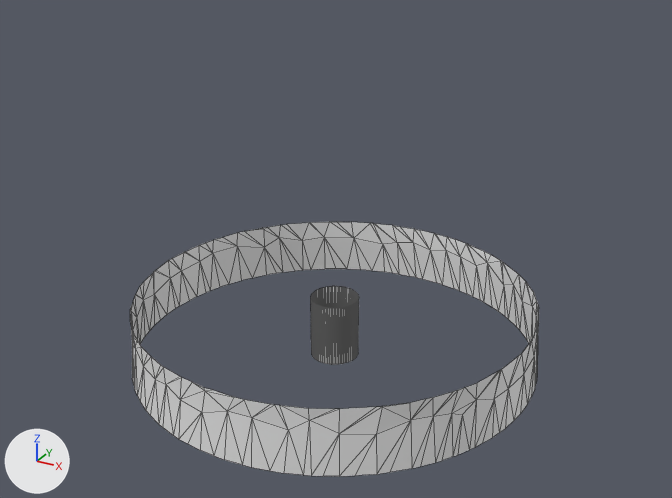
An edit to the OBJ model packages/physicalai-mujoco-plugin/urdf/scenes/bucket_sort/assets/resistor_band4.obj, drawn before and after from the same camera.
The view is the same before and after, from a camera (50 mm lens) standing at (0.0254, -0.046, 0.0383) and looking at (0.0004, -0.0005, 0.0156). Every picture has the same lights, and +X, +Y and +Z are marked at lower left. The first picture is the older version. Mesh edges are drawn as thin lines. Where no turn or scale is listed for an object, it has been applied to the vertices. Vertices at exactly the same position are counted once.

The first picture shows 'resistor_band4'.
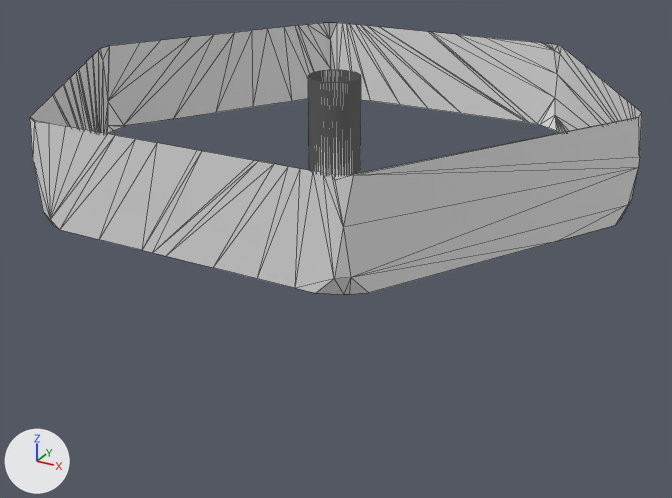
Where the change shows, as pixel boxes (x1, y1, x2, y2) in the pictures (672 x 498 px; the box of a moved part takes in the faces that stretch with it):
'resistor_band4', reshaped (50% wider, 7% taller): before (130, 222, 539, 476); after (30, 23, 642, 294)
part 1 of me_resistor_band4, moved or reshaped: before (311, 286, 359, 364); after (308, 70, 361, 175)
part 2 of me_resistor_band4, added: after (30, 23, 642, 294)
part 3 of me_resistor_band4, deleted: before (130, 222, 539, 476)

Edits to the bpy script that builds the scene:
```text
Change me_resistor_band4:
    used by ob_resistor_band4; location = (0.0, 0.0, 0.0)
    remove me_resistor_band4.from_pydata(...)  # 537 vertices, 593 faces; spans x -0.0128..0.0128, y -0.0128..0.0128, z 0.008..0.012
    add me_resistor_band4.from_pydata(...)  # 460 vertices, 489 faces; spans x -0.0172..0.0173, y -0.0149..0.0149, z 0.0205..0.026
    me_resistor_band4 part 1: the loose piece of 280 vertices spanning x -0.0015..0.0015, y -0.0015..0.0015, z 0.008..0.012 is scaled about its middle by (1, 1, 1.38), then moved by (0.0, 0.0, 0.0132)
    me_resistor_band4 part 2: a new loose piece of 180 vertices spanning x -0.0172..0.0173, y -0.0149..0.0149, z 0.0205..0.026
    me_resistor_band4 part 3: the loose piece of 257 vertices spanning x -0.0128..0.0128, y -0.0128..0.0128, z 0.008..0.012 is deleted
```
